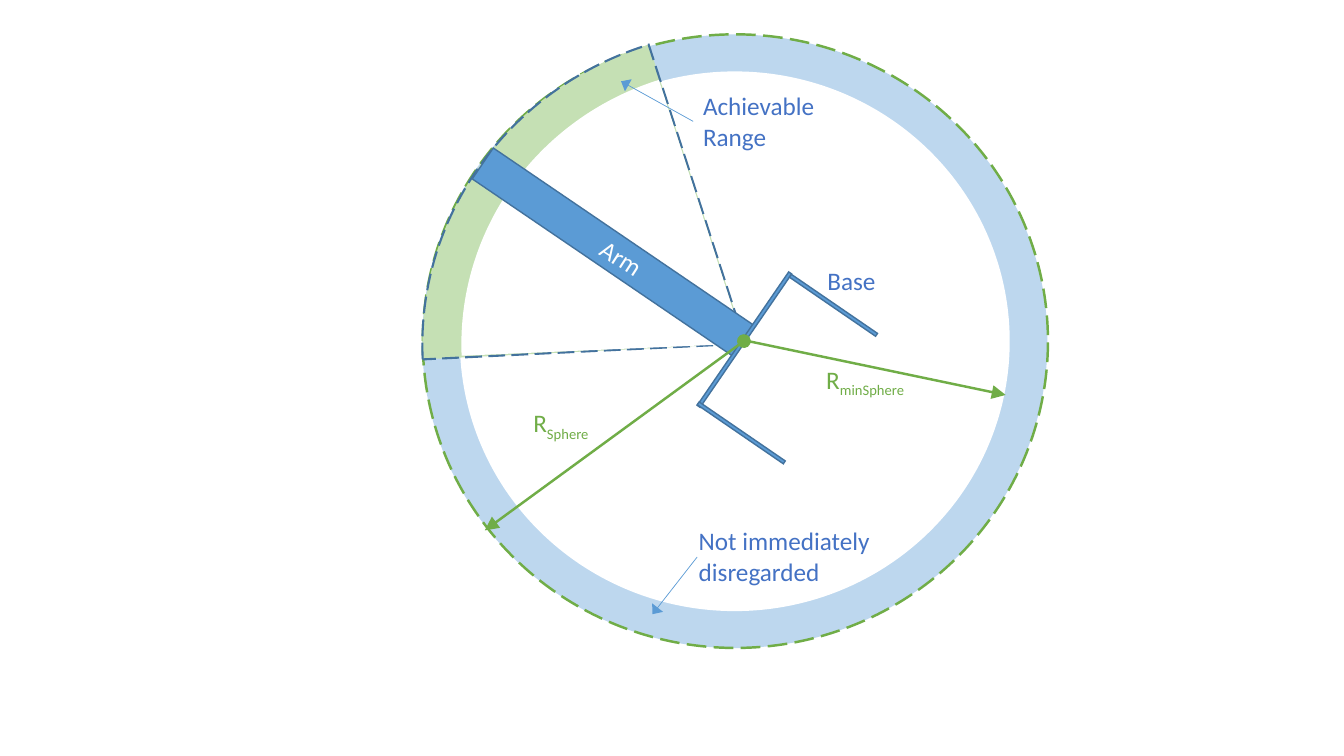
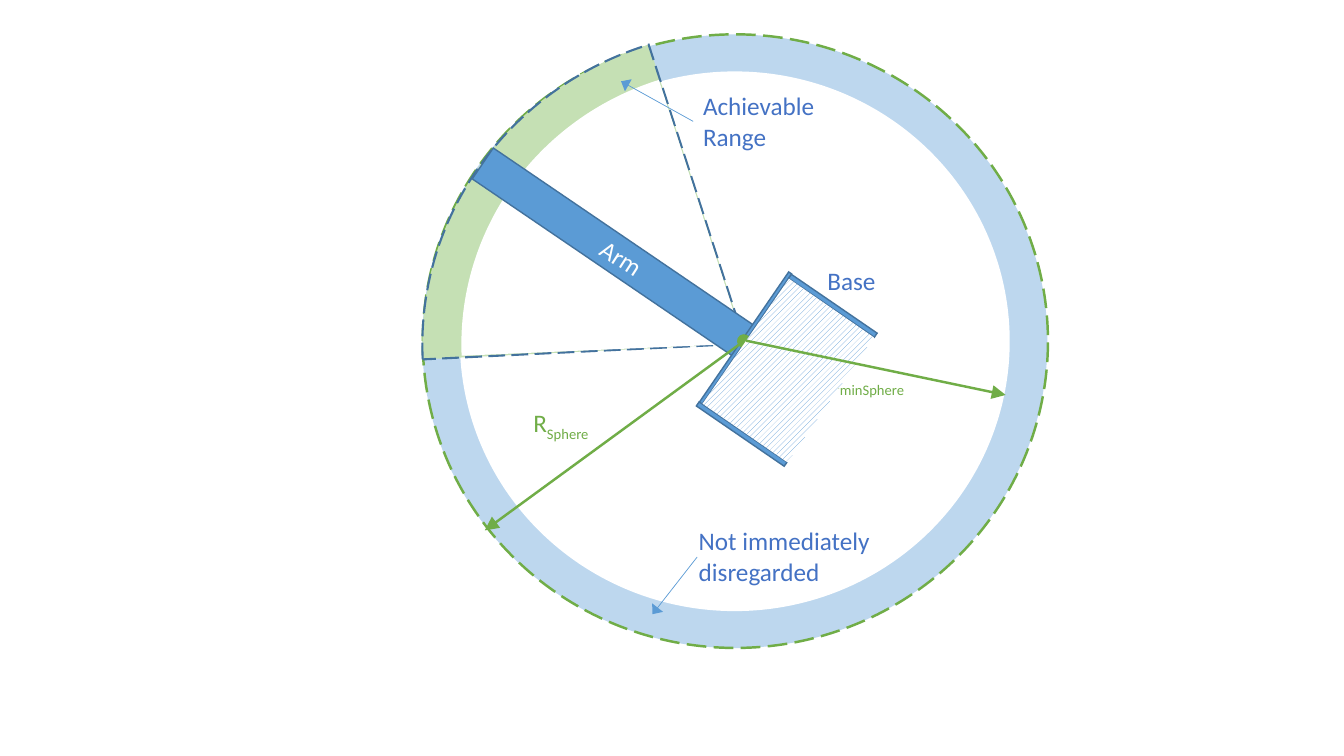
Before and after one commit to cm15320/robot, a slide deck: slide 1 of MSc Thesis/images/TipSphere.pptx. Drawn at 1344x756 pixels with LibreOffice and Linux fonts; fonts in the diff are those of the drawing. Boxes give left, top, right and bottom in pixels: in the first picture for what was removed or moved away, otherwise in the second. Text is boxed around its words. In the diff, an @@ line names an element or a change of style, - is before the commit and + after.

```diff
--- a/MSc Thesis/images/TipSphere.pptx
+++ b/MSc Thesis/images/TipSphere.pptx
@@ rectangle added at [703,278,875,462], fill pattern #5B9BD5 on #FFFFFF @@
```
Also in this commit, not shown: 14 other files.
